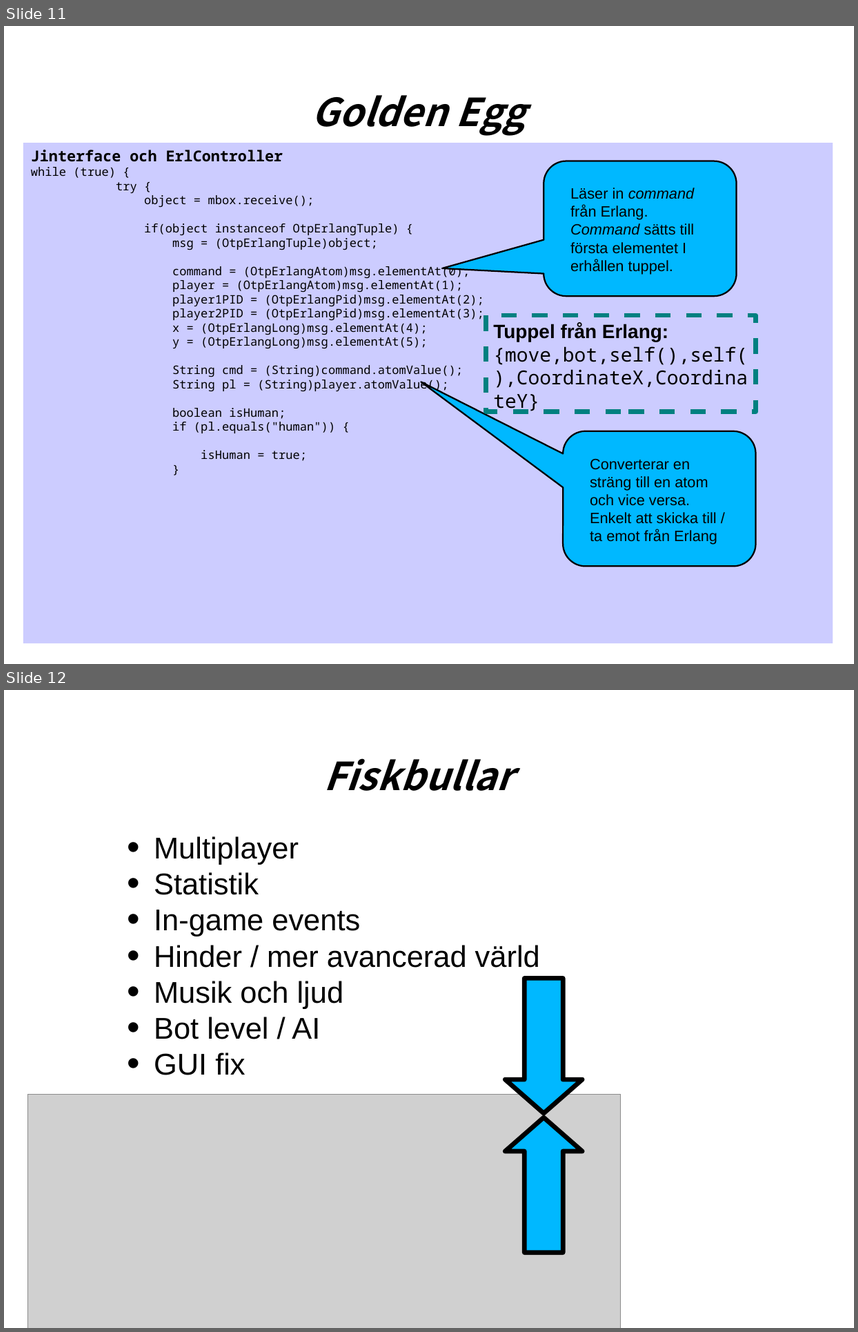
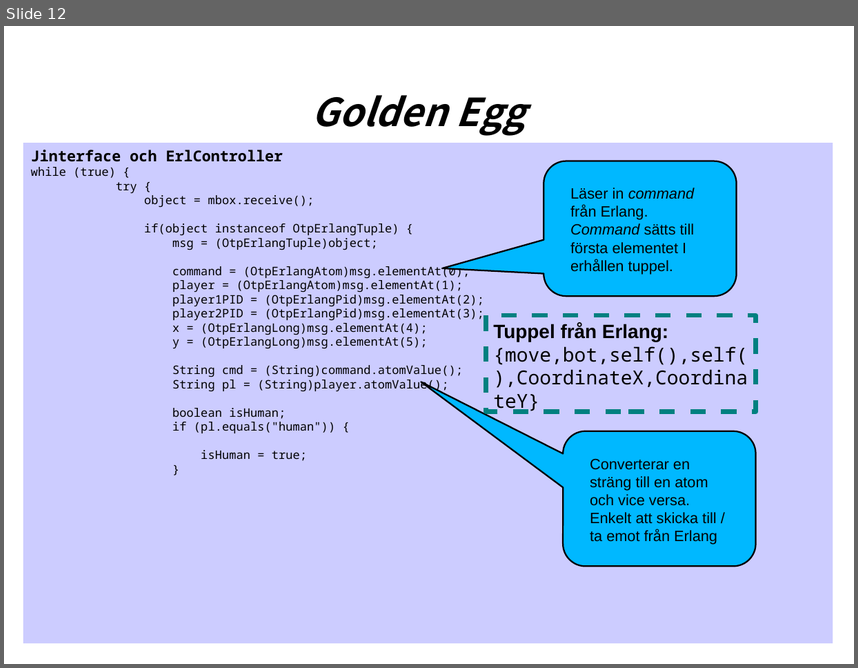
Before and after one commit to isqb/POP, a slide deck: doc/Projektpresentation.odp. Shown one above the other, each under a label of ours: slides 11 and 12 before the commit, slide 12 after it. The pictures are 858x1332 and 858x668 pixels, drawn with LibreOffice and Linux fonts; fonts in the diff are those of the drawing; grey boxes stand for pictures. Boxes give left, top, right and bottom in pixels: in the first picture for what was removed or moved away, otherwise in the second. Text is boxed around its words. In the diff, an @@ line names an element or a change of style, - is before the commit and + after.

```diff
--- a/doc/Projektpresentation.odp
+++ b/doc/Projektpresentation.odp
@@ slide 12 removed at [4,690,854,1328], background #FFFFFF @@
@@ text removed at [323,758,513,791] @@
-Fiskbullar
@@ text removed at [154,836,540,1075] @@
-• Multiplayer
-• Statistik
-• In-game events
-• Hinder / mer avancerad värld
-• Musik och ljud
-• Bot level / AI
-• GUI fix
@@ up arrow removed at [506,978,582,1114] @@
@@ picture removed at [28,1094,621,1328] @@
@@ up arrow removed at [506,1117,582,1252] @@
@@ what was slide 11 is now slide 12 @@
```
Also in this commit, not shown: 1 slide changed, 4 slides added.
